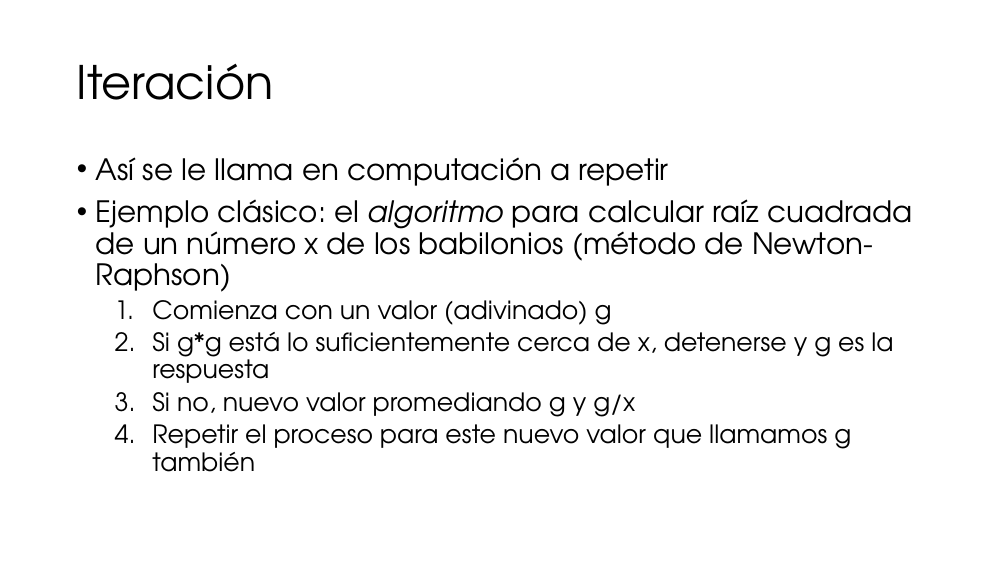
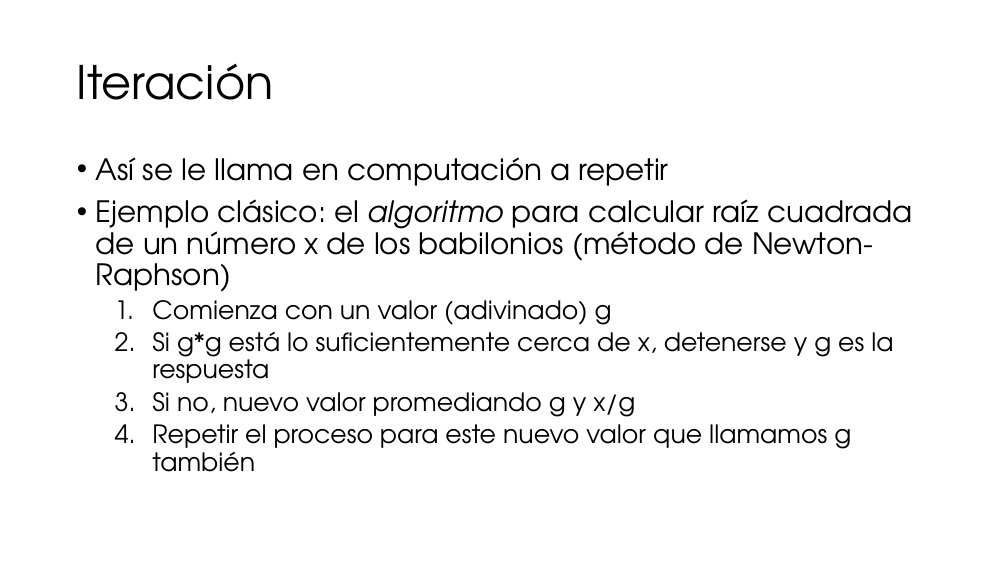
Before and after one commit to ccaballeroh/IntroPython, a slide deck: slide 2 of slides/Programación con Python05.pptx. Drawn at 1008x567 pixels with LibreOffice and Linux fonts; fonts in the diff are those of the drawing. Boxes give left, top, right and bottom in pixels: in the first picture for what was removed or moved away, otherwise in the second. Text is boxed around its words. In the diff, an @@ line names an element or a change of style, - is before the commit and + after.

```diff
--- a/slides/Programación con Python05.pptx
+++ b/slides/Programación con Python05.pptx
@@ text at [152,392,635,417]: text changed @@
-  3. Si no, nuevo valor promediando g y g/x
+  3. Si no, nuevo valor promediando g y x/g
```
Also in this commit, not shown: 12 slides added, 1 slide removed.
